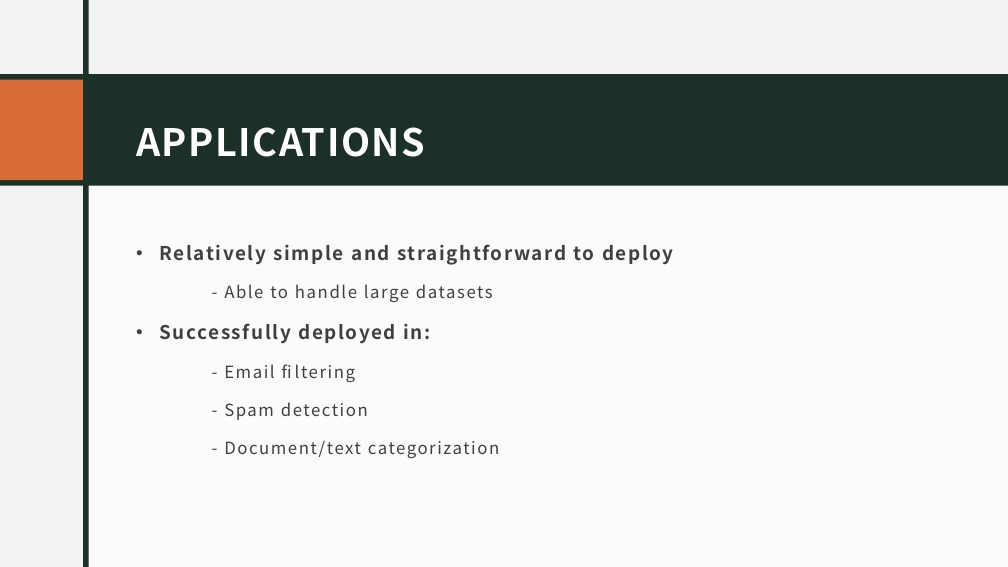
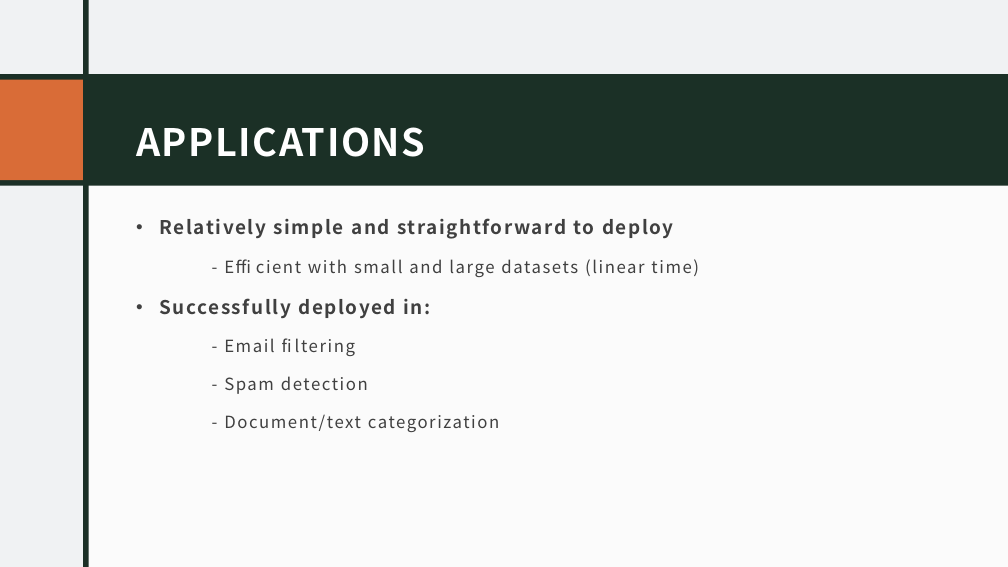
Before and after one commit to bprudil/INFO-523-Final-Project-, a slide deck: slide 8 of Final Presentation .pptx (slide 7 before the commit). Drawn at 1008x567 pixels with LibreOffice and Linux fonts; fonts in the diff are those of the drawing. Boxes give left, top, right and bottom in pixels: in the first picture for what was removed or moved away, otherwise in the second. Text is boxed around its words. In the diff, an @@ line names an element or a change of style, - is before the commit and + after.

```diff
--- a/Final Presentation .pptx
+++ b/Final Presentation .pptx
@@ text "Relatively simple and straightforward to ...": place and size @@
-text "Relatively simple and straightforward to ..." at (160, 244, 674, 458)
+text "Relatively simple and straightforward to ..." at (160, 218, 699, 432)
@@ text at (308, 259, 699, 277): text changed @@
-  - Able to handle large datasets
+  - Efficient with small and large datasets (linear time)
```
Also in this commit, not shown: 6 other slides changed, 2 slides added, 1 slide removed.
